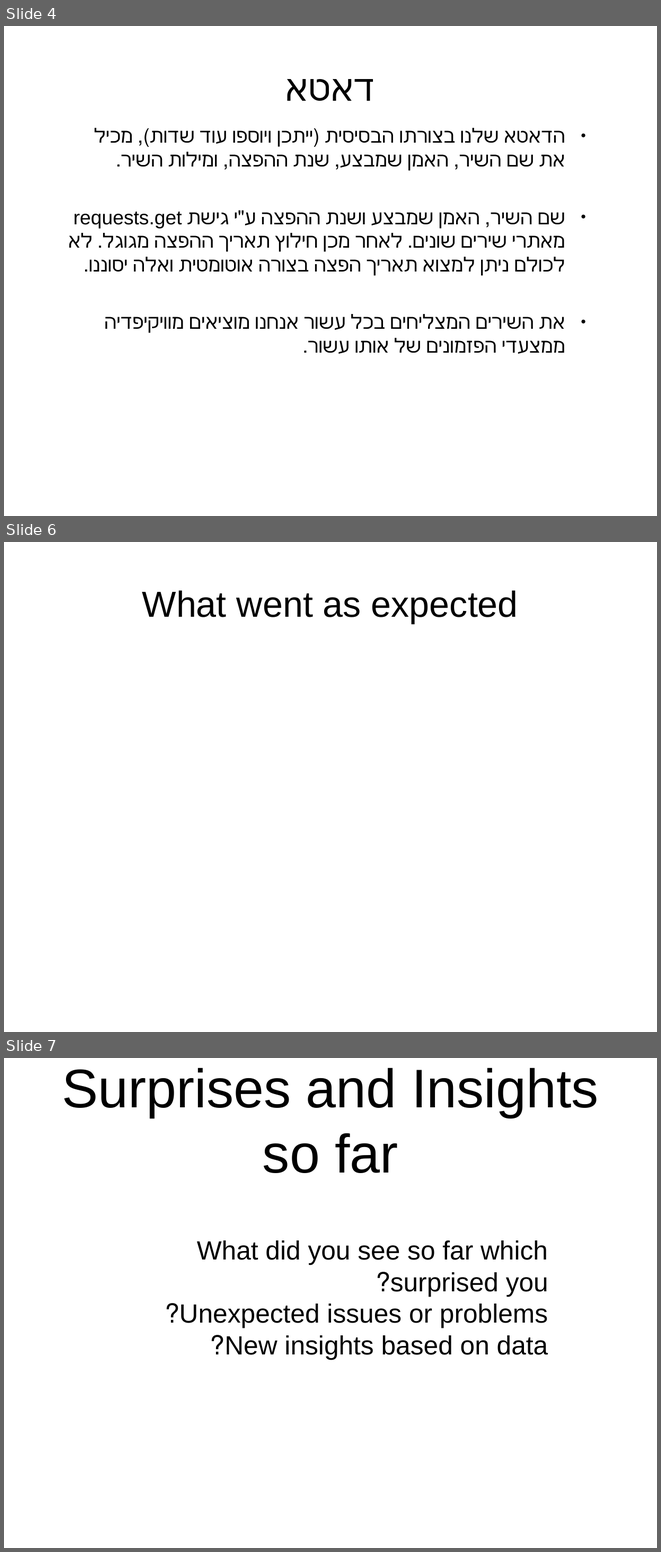
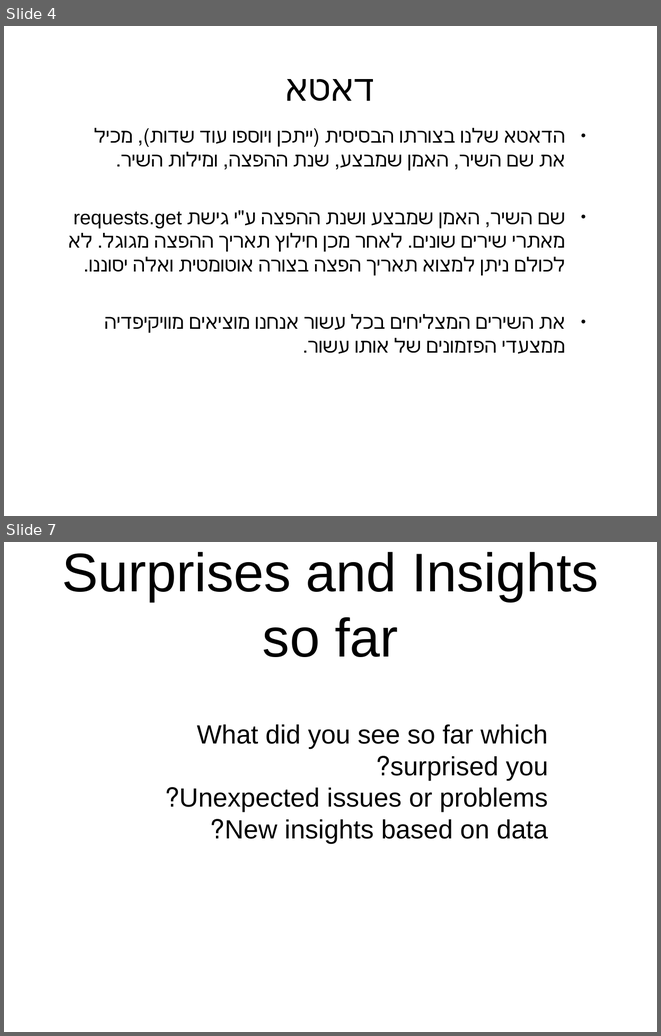
Before and after one commit to shaharjacob/hebrew-songs, a slide deck: project_presentation_template.pptx. Shown one above the other, each under a label of ours: slides 4, 6 and 7 before the commit, slides 4 and 7 after it; the slides between them are not shown. The pictures are 661x1552 and 661x1036 pixels, drawn with LibreOffice and Linux fonts; fonts in the diff are those of the drawing; background and template pictures are left out. Boxes give left, top, right and bottom in pixels: in the first picture for what was removed or moved away, otherwise in the second. Text is boxed around its words. In the diff, an @@ line names an element or a change of style, - is before the commit and + after.

```diff
--- a/project_presentation_template.pptx
+++ b/project_presentation_template.pptx
@@ slide 6 removed at (x1=4, y1=542, x2=657, y2=1032), background picture (left out) @@
@@ text removed at (x1=142, y1=590, x2=518, y2=623) @@
-What went as expected
```
Also in this commit, not shown: 2 slides changed, 2 slides added, 1 other slide removed, 5 other files.
